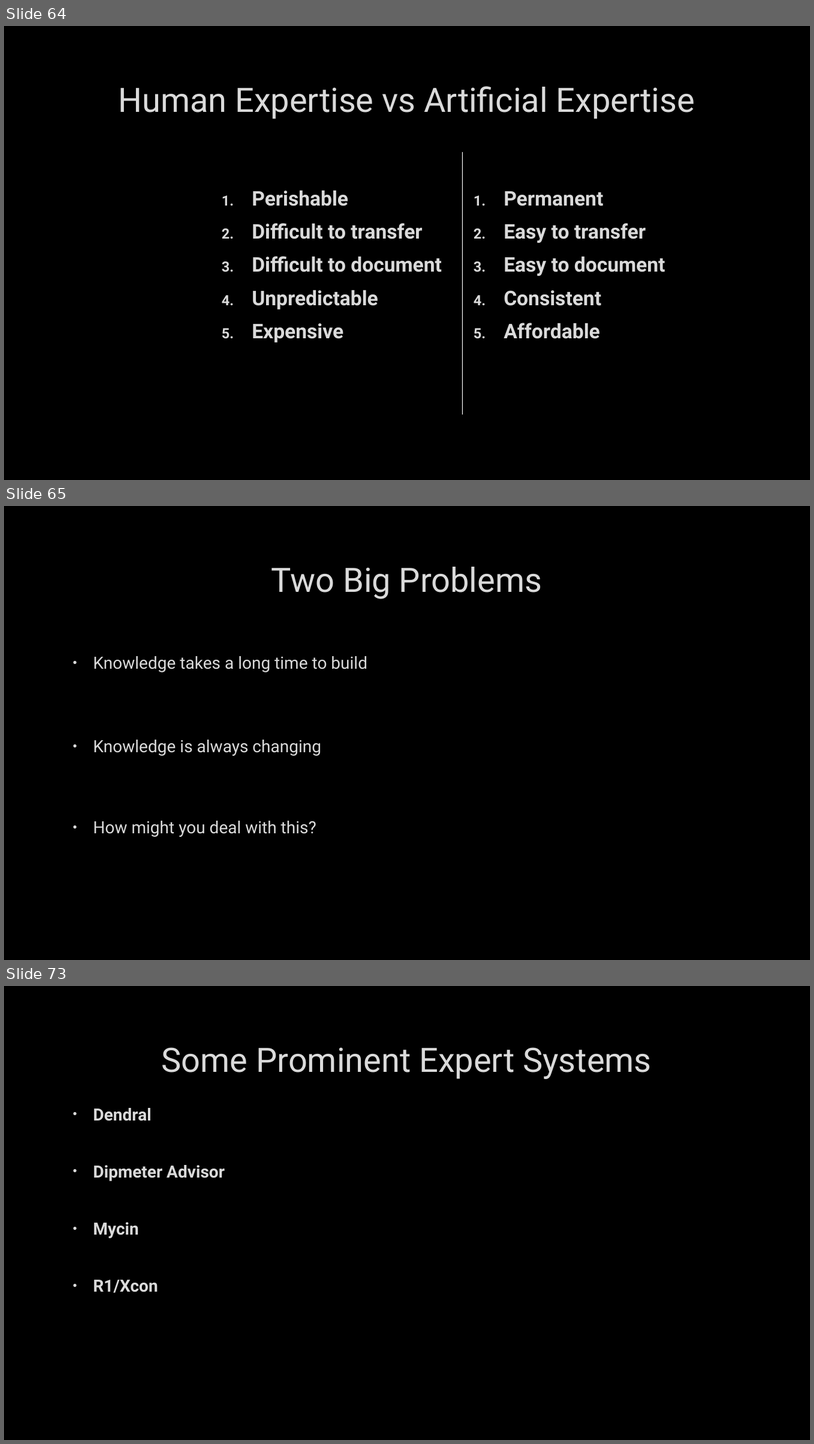
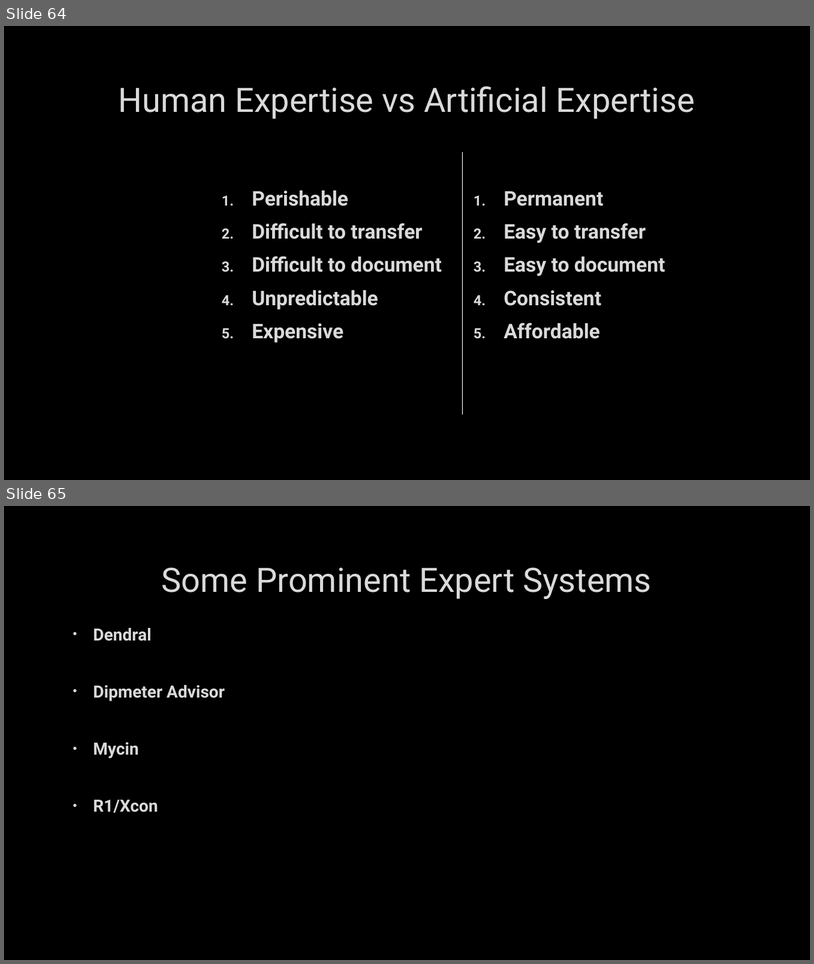
Before and after one commit to markfloryan/AI, a slide deck: slides/04-ExpertSystems.pptx. Shown one above the other, each under a label of ours: slides 64, 65 and 73 before the commit, slides 64 and 65 after it; the slides between them are not shown. The pictures are 814x1444 and 814x964 pixels, drawn with LibreOffice and Linux fonts; fonts in the diff are those of the drawing; background and template pictures are left out. Boxes give left, top, right and bottom in pixels: in the first picture for what was removed or moved away, otherwise in the second. Text is boxed around its words. In the diff, an @@ line names an element or a change of style, - is before the commit and + after.

```diff
--- a/slides/04-ExpertSystems.pptx
+++ b/slides/04-ExpertSystems.pptx
@@ slide 65 removed at [4, 506, 810, 960], background picture (left out) @@
@@ title removed at [272, 567, 542, 599] @@
-Two Big Problems
@@ text removed at [93, 656, 368, 837] @@
-• Knowledge takes a long time to build
-• Knowledge is always changing
-• How might you deal with this?
@@ what was slide 73 is now slide 65 @@
```
Also in this commit, not shown: 7 other slides removed, 10 other files.
